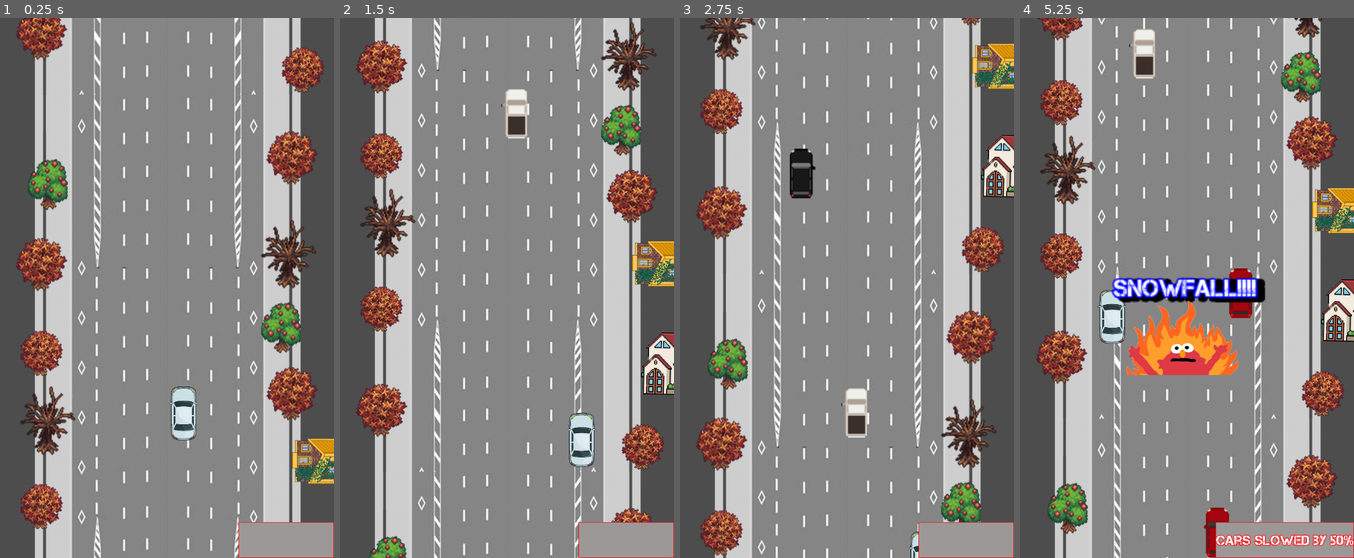
Above: before the commit, frames 1-4 (left to right).
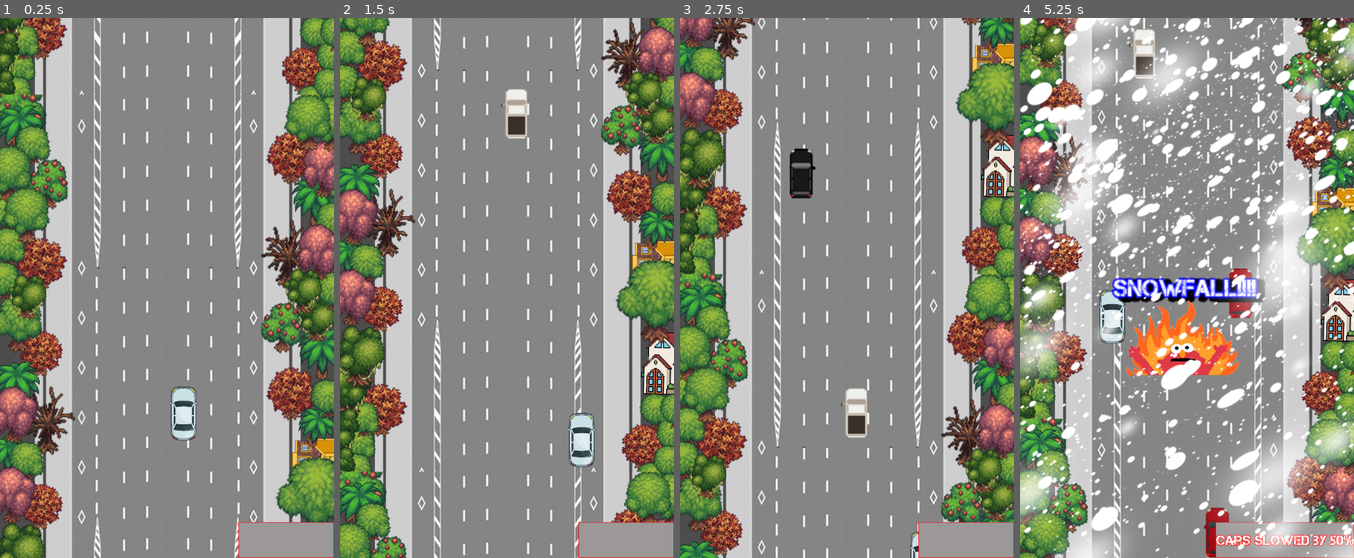
Above: after the commit, the same moments.

Repository: Zanzigzan/ChaosHacks-2024
Game: Godot game, scene res://main.tscn
Same seed, same stepped clock (60 frames per second), same inputs: the game is played once before the commit and once after it.
Inputs:
- Up to frame 1 (0.25 s): no input
- Up to frame 2 (1.5 s): hold Right (ui_right) 0.53-1.28 s; hold Down (ui_down) from 1.28 s (still down)
- Up to frame 3 (2.75 s): release Down (ui_down) at 2.03 s; hold Right (ui_right) from 2.03 s (still down)
- Up to frame 4 (5.25 s): release Right (ui_right) at 2.78 s; hold Up (ui_up) 2.78-3.53 s; hold Left (ui_left) 3.53-5.03 s; hold Down (ui_down) from 5.03 s (still down)

The runs differ from the first frame. In frame 1, 19% of the frame differs, in the area x 0-100%, y 0-100%; in frame 2, 18%; in frame 3, 19%; in frame 4, 41%.

Commit message:
snow and bg

Diff:
--- a/events_msgs.gd
+++ b/events_msgs.gd
@@ -2,10 +2,12 @@
 
 #used to signal program to display event message
 signal eventMsg
-
+@onready var snow = get_node("AnimatedSprite2D")
 # Called when the node enters the scene tree for the first time.
 func _ready():
+	snow.hide()
 	pass
+
 
 
 # Called every frame. 'delta' is the elapsed time since the previous frame.
@@ -16,8 +18,14 @@
 func show_message(event, eventDescription):
 	$eventTitle.text=event
 	$eventDescription.text=eventDescription
+
 	$eventTitle.show()
 	$eventDescription.show()
+	if event == "SNOWFALL!!!!":
+		snow.show()
+		snow.play("snow")
+	if event == "RICHMOND DRIVER!!!!":
+		snow.hide()
 	$Elmo.show()
 	$msgTimer.start()
 
--- a/events_msgs.tscn
+++ b/events_msgs.tscn
@@ -1,8 +1,12 @@
-[gd_scene load_steps=7 format=3 uid="uid://r0qe4ipkl5k"]
+[gd_scene load_steps=12 format=3 uid="uid://r0qe4ipkl5k"]
 
 [ext_resource type="Script" path="res://events_msgs.gd" id="1_kk1pc"]
 [ext_resource type="FontFile" uid="uid://bkatl2ug4shvr" path="res://font/Capture it.ttf" id="2_21dwv"]
 [ext_resource type="Texture2D" uid="uid://ceblghs8mf76c" path="res://Resources/assets/elmo.png" id="3_mkluo"]
+[ext_resource type="Texture2D" uid="uid://cbcblsy1prms7" path="res://Resources/Sprites/Snow/Snow1.png" id="4_xk0q2"]
+[ext_resource type="Texture2D" uid="uid://bhrx6faxpgh68" path="res://Resources/Sprites/Snow/Snow2.png" id="5_1u4dn"]
+[ext_resource type="Texture2D" uid="uid://donfpmch7isln" path="res://Resources/Sprites/Snow/Snow3.png" id="6_acaau"]
+[ext_resource type="Texture2D" uid="uid://bhukvys45m764" path="res://Resources/Sprites/Snow/Snow4.png" id="7_vrwhl"]
 
 [sub_resource type="LabelSettings" id="LabelSettings_eoahg"]
 font = ExtResource("2_21dwv")
@@ -27,6 +31,31 @@
 outline_size = 5
 outline_color = Color(1, 0, 0, 1)
 shadow_size = 5
+
+[sub_resource type="SpriteFrames" id="SpriteFrames_qj7ot"]
+animations = [{
+"frames": [],
+"loop": true,
+"name": &"default",
+"speed": 5.0
+}, {
+"frames": [{
+"duration": 0.5,
+"texture": ExtResource("4_xk0q2")
+}, {
+"duration": 0.5,
+"texture": ExtResource("5_1u4dn")
+}, {
+"duration": 0.5,
+"texture": ExtResource("6_acaau")
+}, {
+"duration": 0.5,
+"texture": ExtResource("7_vrwhl")
+}],
+"loop": true,
+"name": &"snow",
+"speed": 5.0
+}]
 
 [node name="Events Msgs" type="CanvasLayer"]
 script = ExtResource("1_kk1pc")
@@ -76,4 +105,11 @@
 texture = ExtResource("3_mkluo")
 expand_mode = 1
 
+[node name="AnimatedSprite2D" type="AnimatedSprite2D" parent="."]
+position = Vector2(365, 562)
+sprite_frames = SubResource("SpriteFrames_qj7ot")
+animation = &"snow"
+frame = 2
+frame_progress = 0.00727943
+
 [connection signal="timeout" from="msgTimer" to="." method="_on_msg_timer_timeout"]
Binary file changed: Resources/Background/Road.png
Binary file added: Resources/Background/elmo.png
Not shown, added: Resources/Background/elmo.png.import
Binary file added: Resources/Sprites/Snow/Snow1.png
Not shown, added: Resources/Sprites/Snow/Snow1.png.import
Binary file added: Resources/Sprites/Snow/Snow2.png
Not shown, added: Resources/Sprites/Snow/Snow2.png.import
Binary file added: Resources/Sprites/Snow/Snow3.png
Not shown, added: Resources/Sprites/Snow/Snow3.png.import
Binary file added: Resources/Sprites/Snow/Snow4.png
Not shown, added: Resources/Sprites/Snow/Snow4.png.import
